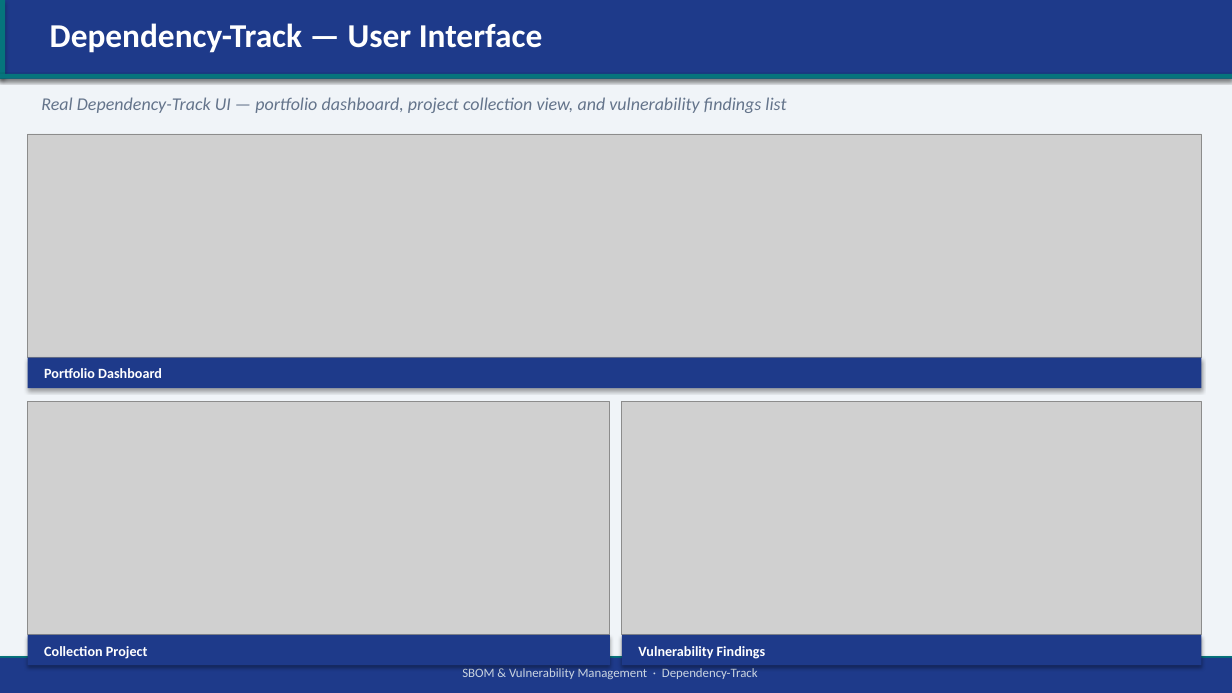
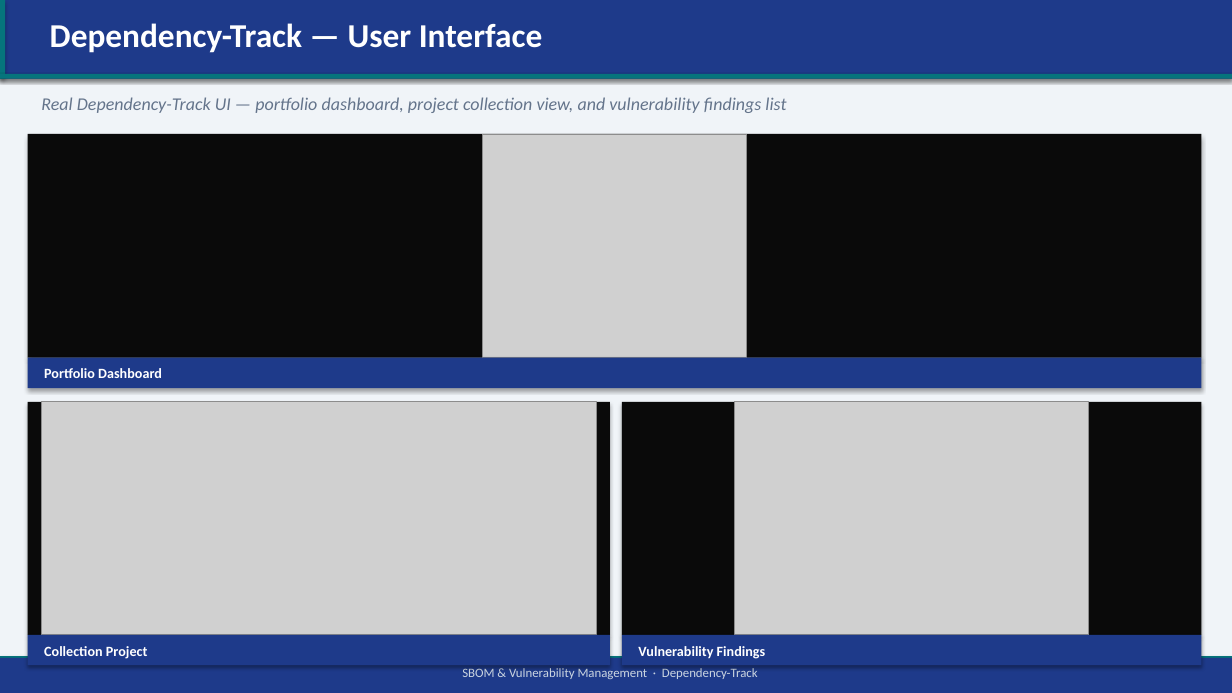
Before and after one commit to duncanlester/sbom-uploader, a slide deck: slide 7 of output/SBOM_DependencyTrack_Presentation.pptx. Drawn at 1232x693 pixels with LibreOffice and Linux fonts; fonts in the diff are those of the drawing; grey boxes stand for pictures. Boxes give left, top, right and bottom in pixels: in the first picture for what was removed or moved away, otherwise in the second. Text is boxed around its words. In the diff, an @@ line names an element or a change of style, - is before the commit and + after.

```diff
--- a/output/SBOM_DependencyTrack_Presentation.pptx
+++ b/output/SBOM_DependencyTrack_Presentation.pptx
@@ rectangle added at (x1=28, y1=134, x2=1202, y2=358), fill #0A0A0A @@
@@ picture resized from (x1=28, y1=134, x2=1202, y2=358) to (x1=482, y1=134, x2=747, y2=358) @@
@@ rectangle added at (x1=28, y1=402, x2=610, y2=635), fill #0A0A0A @@
@@ picture resized from (x1=28, y1=402, x2=610, y2=635) to (x1=42, y1=402, x2=596, y2=635) @@
@@ rectangle added at (x1=622, y1=402, x2=1202, y2=635), fill #0A0A0A @@
@@ picture resized from (x1=622, y1=402, x2=1202, y2=635) to (x1=735, y1=402, x2=1089, y2=635) @@
```
Also in this commit, not shown: 1 other slide changed, 2 other files.
